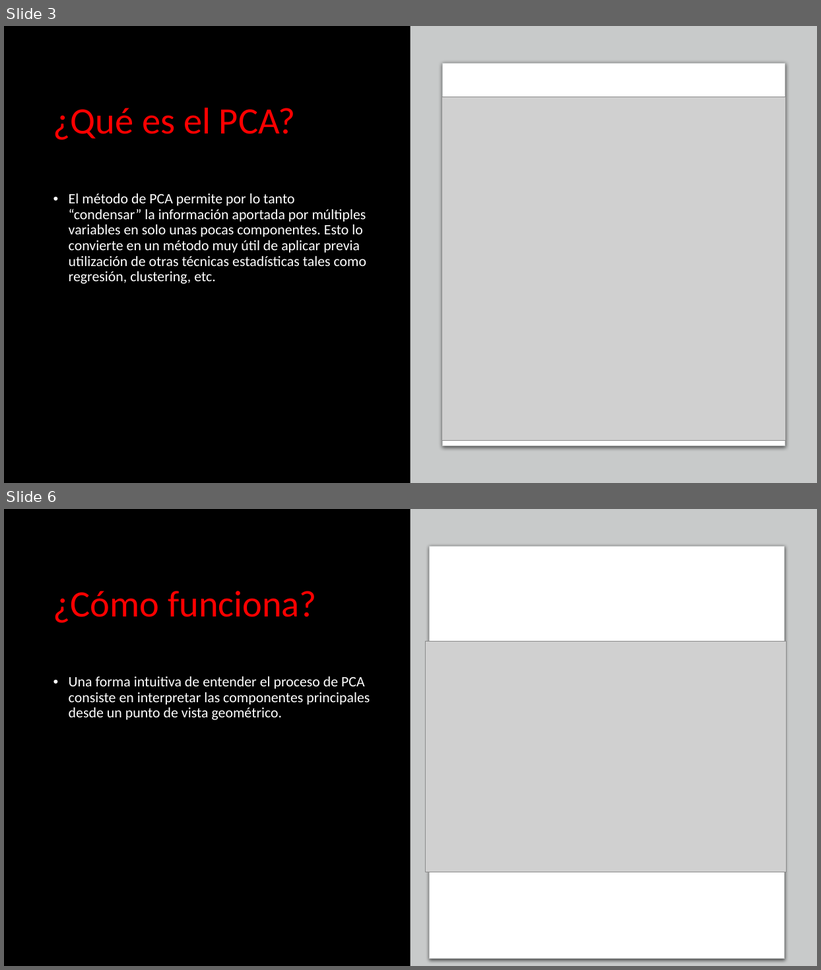
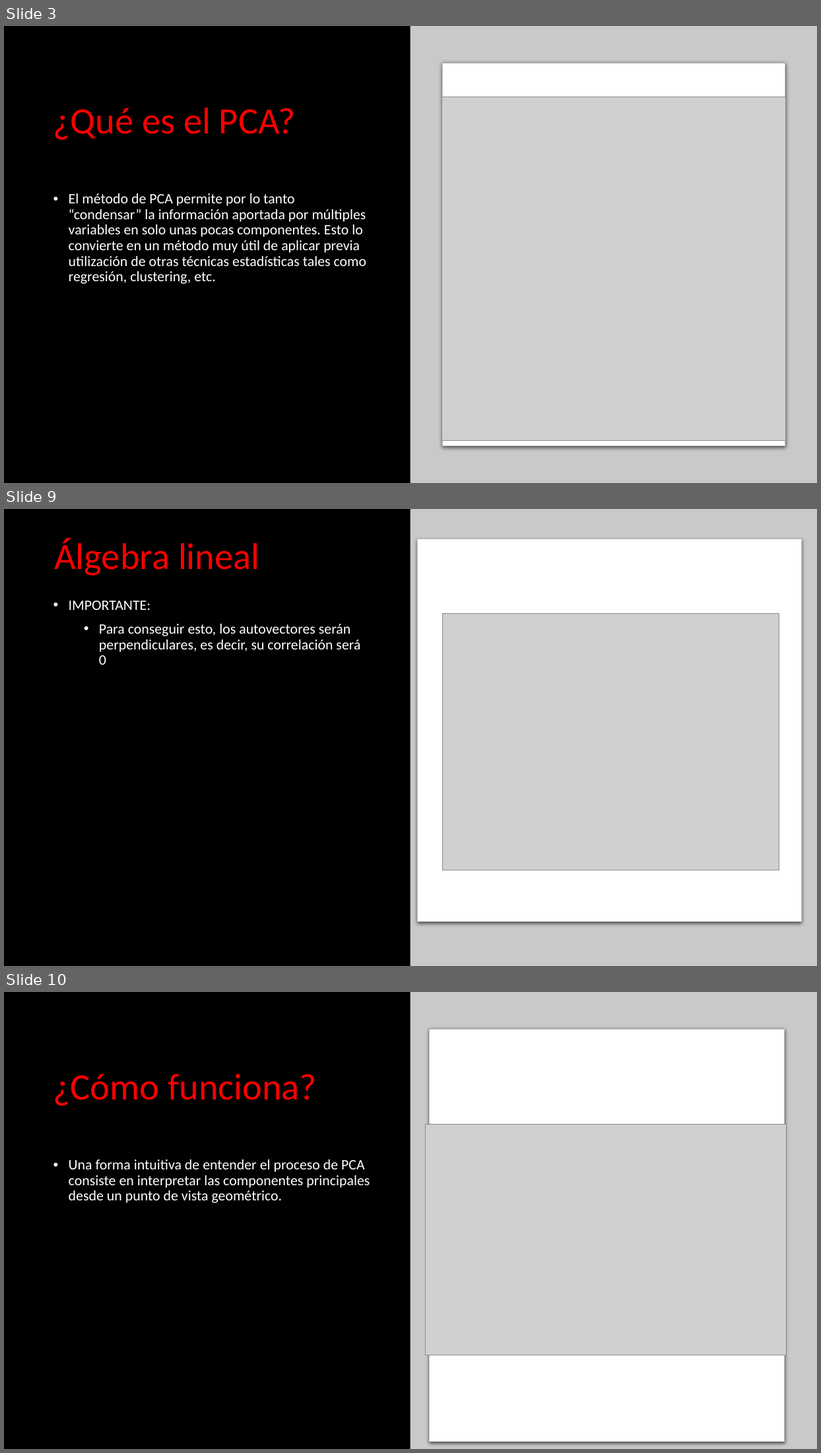
Before and after one commit to franciscocanon-thebridge/bootcamp_thebridge_PTSep20, a slide deck: Bloque 3 - Machine Learning/02_No supervisado/PCA/Machine Learning - PCA.pptx. Shown one above the other, each under a label of ours: slides 3 and 6 before the commit, slides 3, 9 and 10 after it; the slides between them are not shown. The pictures are 821x970 and 821x1453 pixels, drawn with LibreOffice and Linux fonts; fonts in the diff are those of the drawing; grey boxes stand for pictures. Boxes give left, top, right and bottom in pixels: in the first picture for what was removed or moved away, otherwise in the second. Text is boxed around its words. In the diff, an @@ line names an element or a change of style, - is before the commit and + after.

```diff
--- a/Bloque 3 - Machine Learning/02_No supervisado/PCA/Machine Learning - PCA.pptx
+++ b/Bloque 3 - Machine Learning/02_No supervisado/PCA/Machine Learning - PCA.pptx
@@ slide 9 added at <box>4,509,817,966</box>, background #000000 @@
@@ rectangle added at <box>411,509,817,966</box>, fill #C8CACA @@
@@ text added at <box>54,538,260,576</box>, 44 pt, text #FF0000 @@
+Álgebra lineal
@@ rounded rectangle added at <box>418,539,803,923</box>, fill #FFFFFF, outline #C8CACA 0.75 pt @@
@@ text added at <box>69,601,360,665</box>, 17 pt, text #FFFFFF @@
+• IMPORTANTE:
+  • Para conseguir esto, los autovectores serán perpendiculares, es decir, su correlación será 0
@@ picture added at <box>443,614,780,871</box> @@
@@ what was slide 6 is now slide 10 @@
```
Also in this commit, not shown: 2 slides changed, 3 other slides added, 16 other files.
